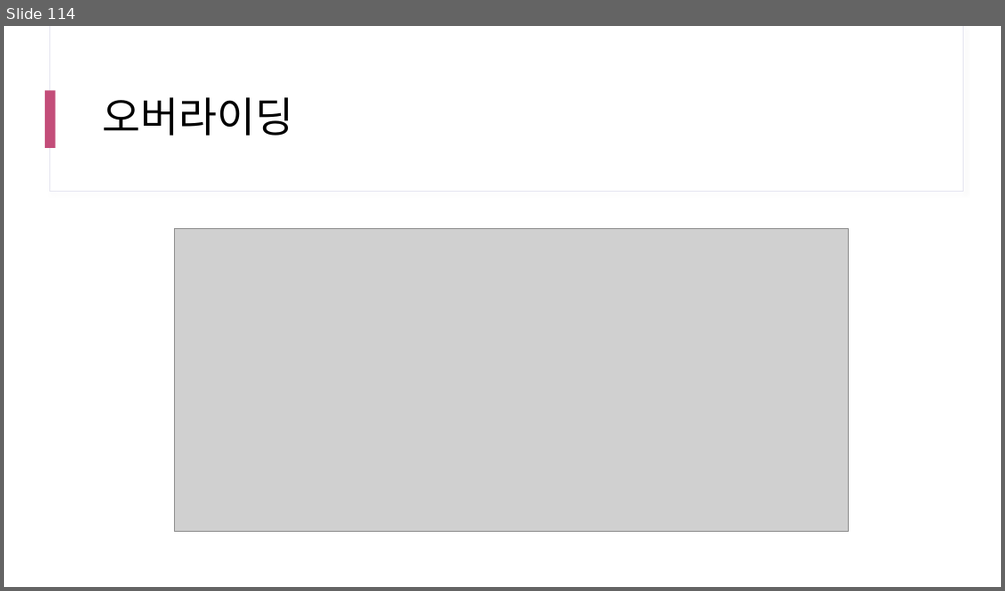
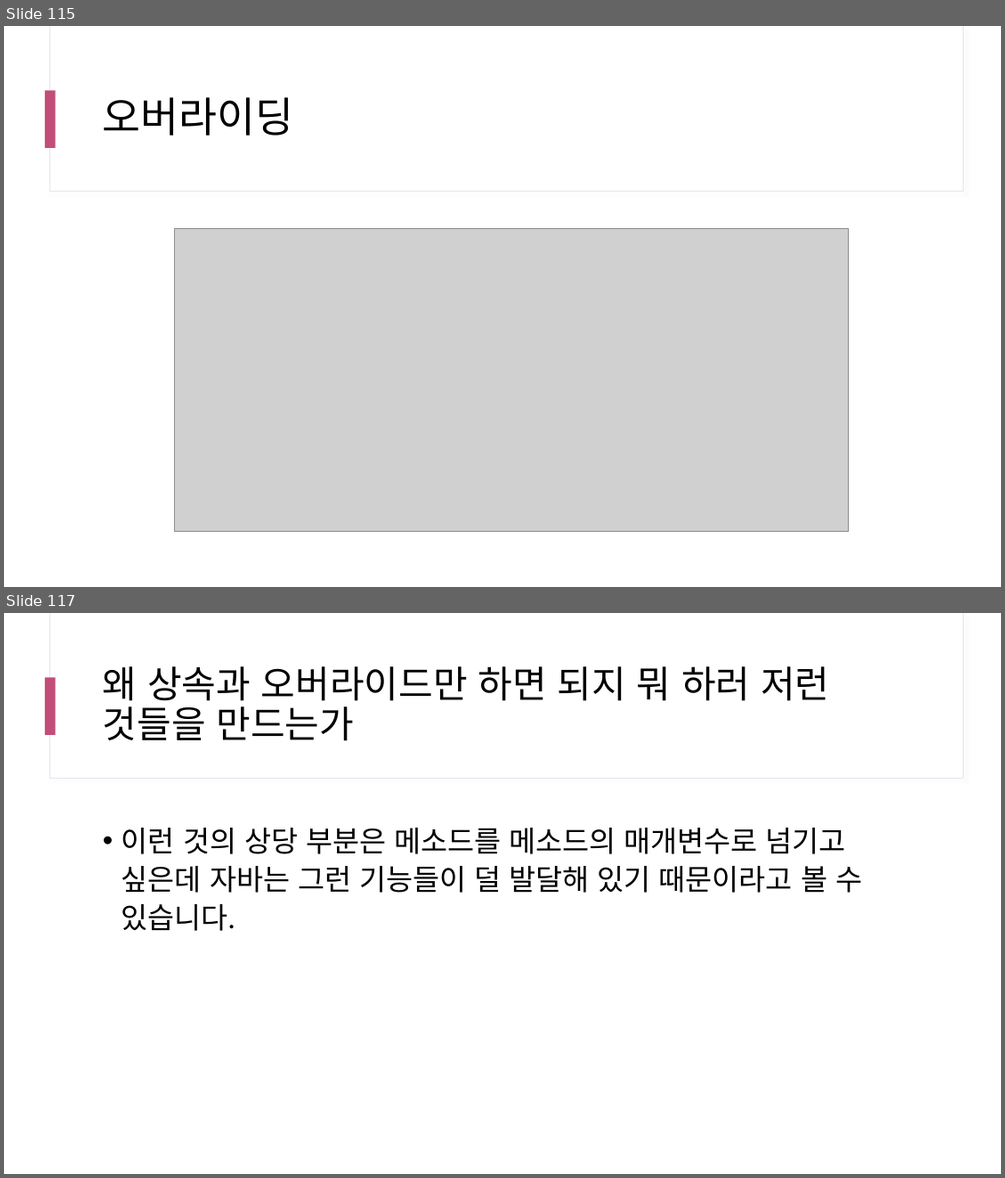
Before and after one commit to yhs0602/SPLIT_lecture_examples, a slide deck: docs/SPLIT 17차 Java.pptx. Shown one above the other, each under a label of ours: slide 114 before the commit, slides 115 and 117 after it; the slides between them are not shown. The pictures are 1005x591 and 1005x1178 pixels, drawn with LibreOffice and Linux fonts; fonts in the diff are those of the drawing; grey boxes stand for pictures. Boxes give left, top, right and bottom in pixels: in the first picture for what was removed or moved away, otherwise in the second. Text is boxed around its words. In the diff, an @@ line names an element or a change of style, - is before the commit and + after.

```diff
--- a/docs/SPLIT 17차 Java.pptx
+++ b/docs/SPLIT 17차 Java.pptx
@@ slide 117 added at bbox=[4, 613, 1001, 1174], background #FFFFFF; not listed: 3 template elements that a slide beside it also shows @@
@@ title added at bbox=[103, 666, 829, 741], 36 pt, text #000000 @@
+왜 상속과 오버라이드만 하면 되지 뭐 하러 저런 것들을 만드는가
@@ text added at bbox=[121, 827, 862, 931], 28 pt, text #000000 @@
+• 이런 것의 상당 부분은 메소드를 메소드의 매개변수로 넘기고 싶은데 자바는 그런 기능들이 덜 발달해 있기 때문이라고 볼 수 있습니다.
@@ what was slide 114 is now slide 115 @@
```
Also in this commit, not shown: 1 slide changed, 39 other slides added.
